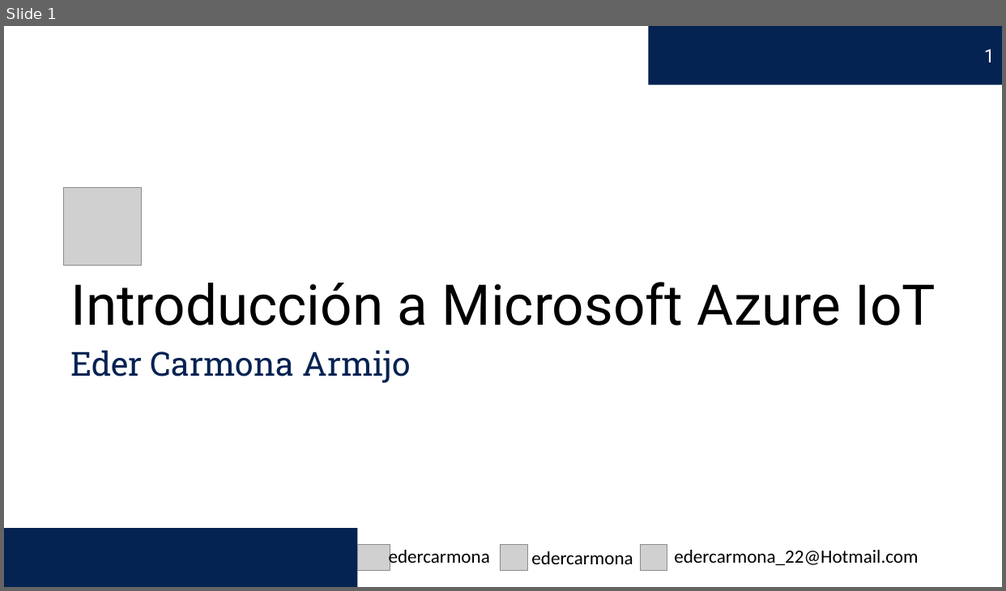
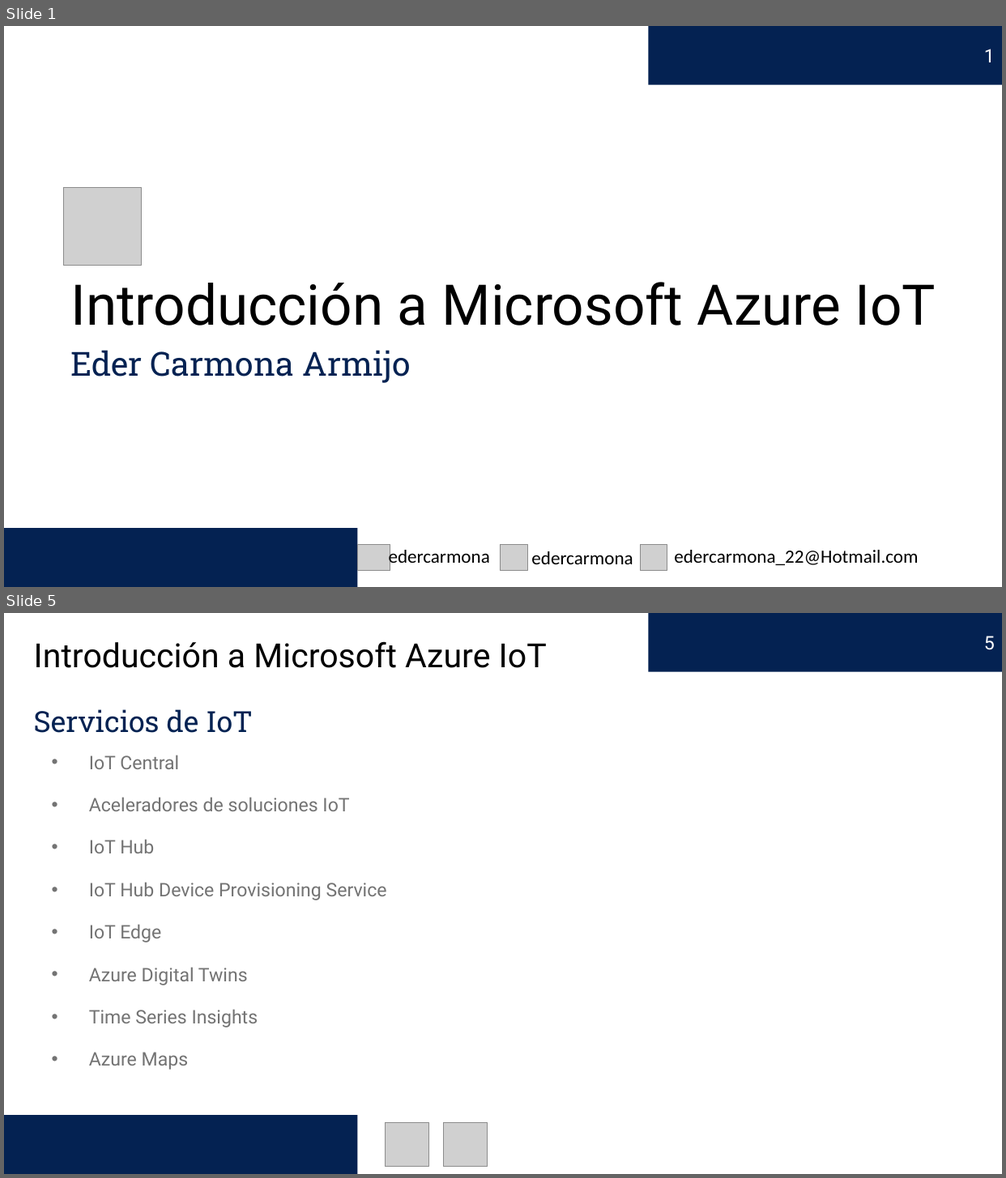
Before and after one commit to edercarmona/AzureIoT, a slide deck: Introducción a Microsoft Azure IoT.pptx. Shown one above the other, each under a label of ours: slide 1 before the commit, slides 1 and 5 after it; the slides between them are not shown. The pictures are 1006x591 and 1006x1178 pixels, drawn with LibreOffice and Linux fonts; fonts in the diff are those of the drawing; grey boxes stand for pictures. Boxes give left, top, right and bottom in pixels: in the first picture for what was removed or moved away, otherwise in the second. Text is boxed around its words. In the diff, an @@ line names an element or a change of style, - is before the commit and + after.

```diff
--- a/Introducción a Microsoft Azure IoT.pptx
+++ b/Introducción a Microsoft Azure IoT.pptx
@@ slide 5 added at [4,613,1002,1174], background #FFFFFF @@
@@ page number added at [649,613,1002,672], fill #042252, 18 pt, text #FFFFFF @@
+5
@@ text added at [34,641,547,668], 32 pt, text #000000 @@
+Introducción a Microsoft Azure IoT
@@ text added at [34,709,253,733], 28 pt, text #042252 @@
+Servicios de IoT
@@ text added at [89,755,387,1070], 18 pt, text #737373 @@
+• IoT Central
+• Aceleradores de soluciones IoT
+• IoT Hub
+• IoT Hub Device Provisioning Service
+• IoT Edge
+• Azure Digital Twins
+• Time Series Insights
+• Azure Maps
@@ rectangle added at [4,1115,357,1174], fill #042252 @@
@@ picture added at [385,1122,429,1167] @@
@@ picture added at [444,1122,488,1167] @@
```
Also in this commit, not shown: 4 slides changed, 6 other slides added, 6 other files.
